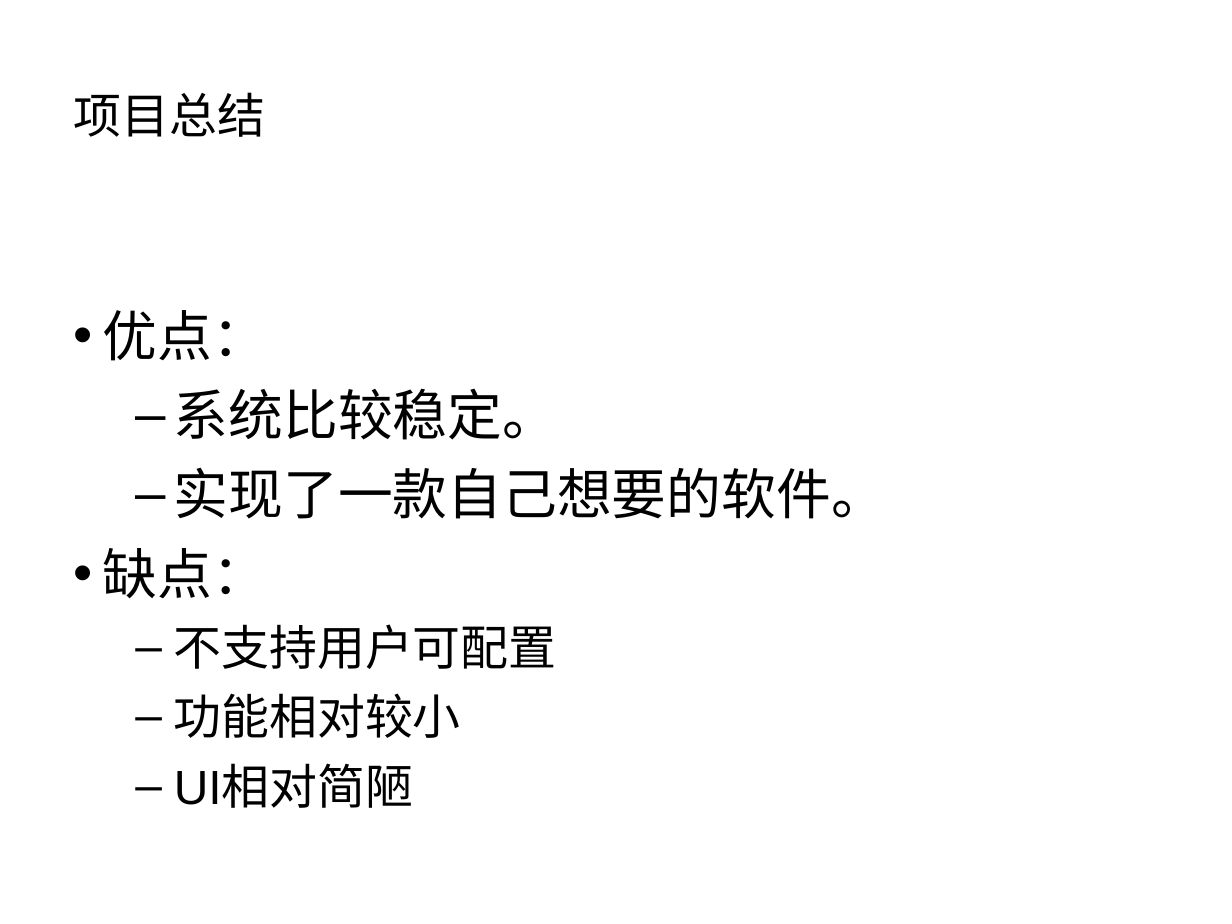
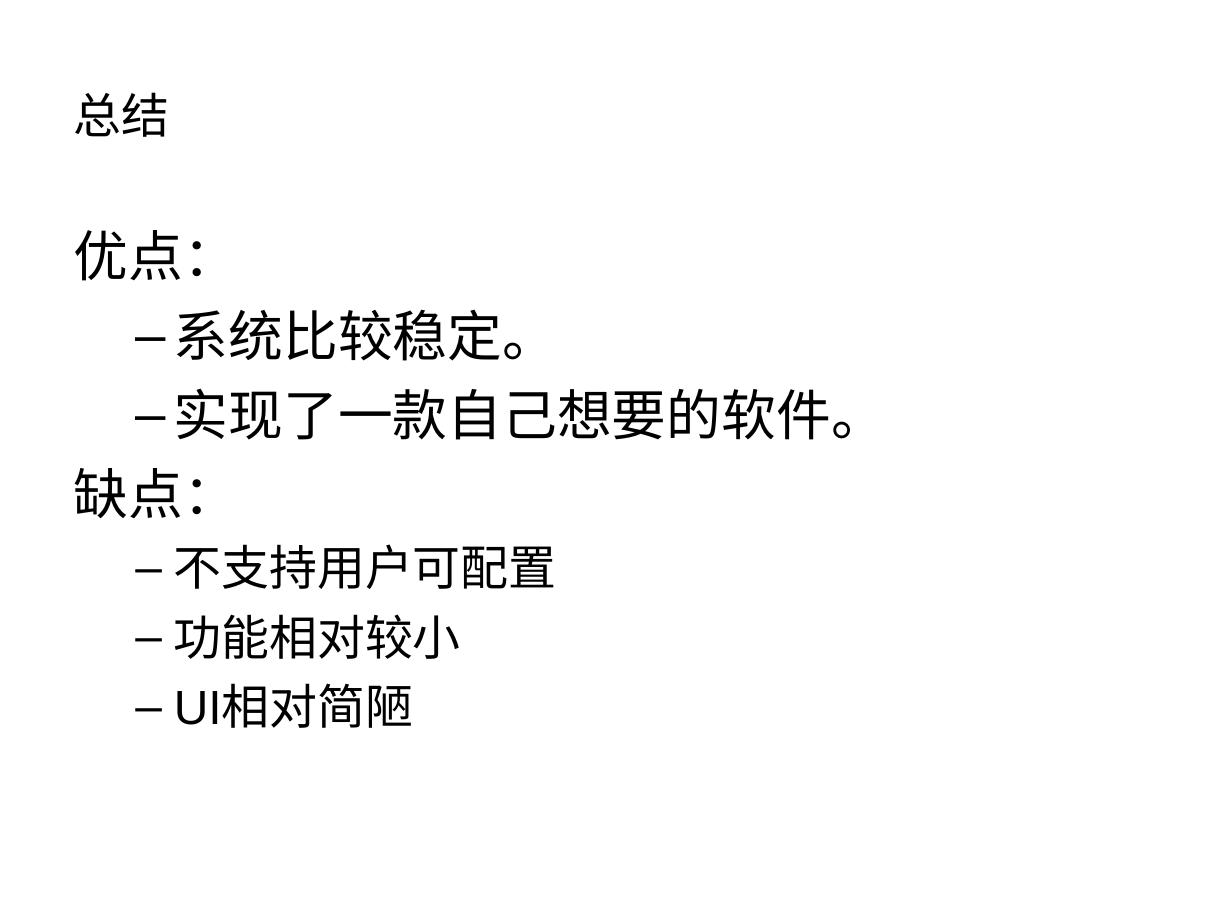
Before and after one commit to liuweiming1997/extensions, a slide deck: slide 17 of 论文.ppt (slide 13 before the commit). Drawn at 1232x924 pixels with LibreOffice and Linux fonts; fonts in the diff are those of the drawing. Boxes give left, top, right and bottom in pixels: in the first picture for what was removed or moved away, otherwise in the second. Text is boxed around its words. In the diff, an @@ line names an element or a change of style, - is before the commit and + after.

```diff
--- a/论文.ppt
+++ b/论文.ppt
@@ title at <box>74,92,170,137</box>: text changed @@
-项目总结
+总结
@@ text at <box>74,230,238,518</box>: bullet • to none @@
```
Also in this commit, not shown: 5 other slides changed, 5 slides added, 1 slide removed.
